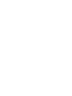
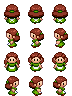
Comparing the layer stacks of the two (72, 96) images. Changes:
added group "NPC 20" with 4 layers in group "24 x 24" over [4, 4, 68, 96]
added layer "NPC 20.0" in group "NPC 20" over [4, 4, 68, 24]
added layer "NPC 20.1" in group "NPC 20" over [6, 28, 68, 48]
added layer "NPC 20.2" in group "NPC 20" over [4, 52, 68, 72]
added layer "NPC 20.3" in group "NPC 20" over [5, 76, 67, 96]
